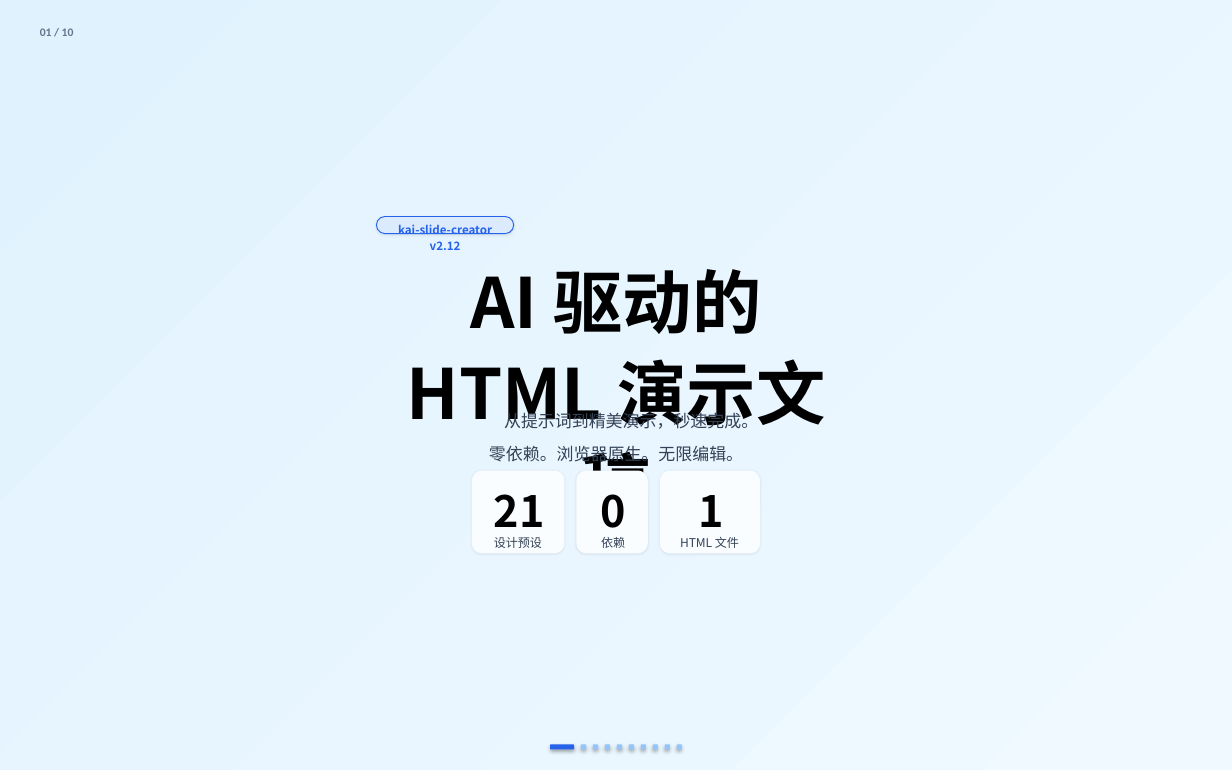
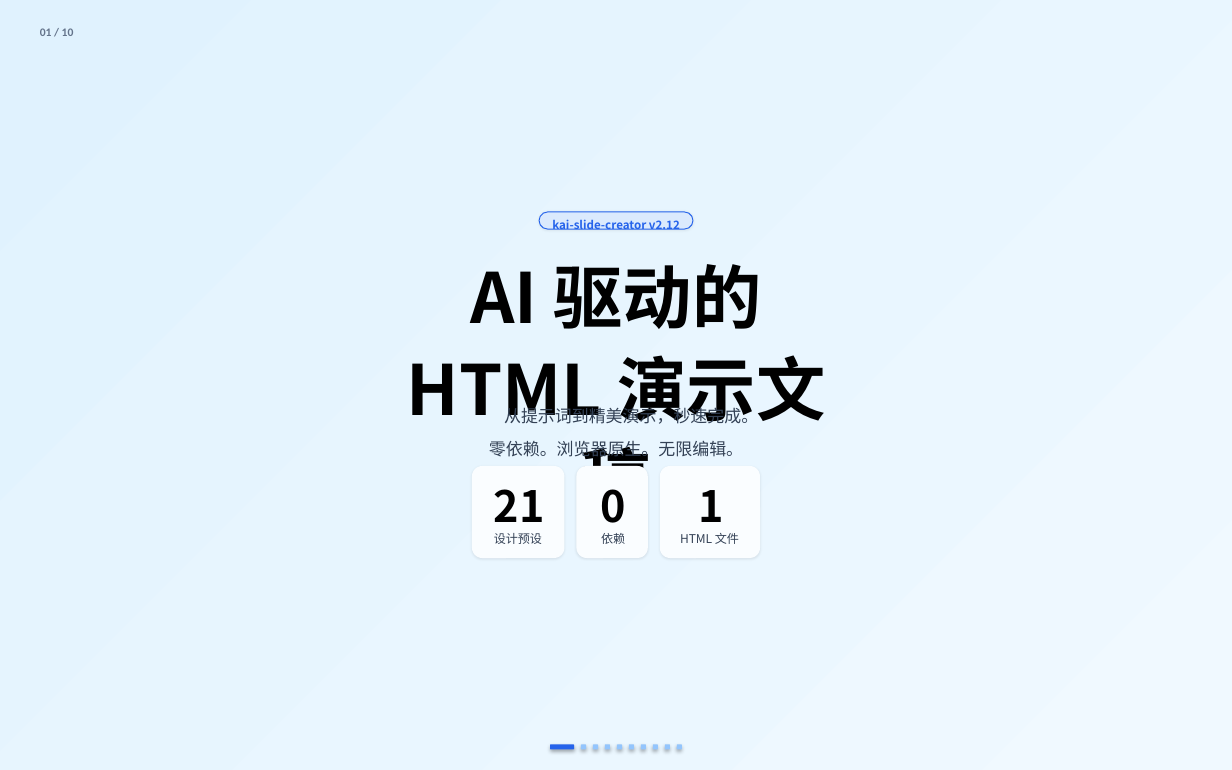
Before and after one commit to kaisersong/kai-export-ppt-lite, a slide deck: slide 1 of output.pptx. Drawn at 1232x770 pixels with LibreOffice and Linux fonts; fonts in the diff are those of the drawing. Boxes give left, top, right and bottom in pixels: in the first picture for what was removed or moved away, otherwise in the second. Text is boxed around its words. In the diff, an @@ line names an element or a change of style, - is before the commit and + after.

```diff
--- a/output.pptx
+++ b/output.pptx
@@ text "kai-slide-creator v2.12" rewrapped from (398,224,492,250) to (552,219,680,230) @@
@@ rounded rectangle: place and size @@
-rounded rectangle at (376,216,514,234)
+rounded rectangle at (539,212,692,229)
@@ rounded rectangle at (472,466,565,558): proportions changed @@
@@ rounded rectangle: place and size @@
-rounded rectangle at (472,470,565,554)
+rounded rectangle at (472,466,565,558)
@@ rounded rectangle: place and size @@
-rounded rectangle at (577,470,648,554)
+rounded rectangle at (577,466,648,558)
@@ rounded rectangle: place and size @@
-rounded rectangle at (660,470,760,554)
+rounded rectangle at (660,466,760,558)
@@ rounded rectangle at (660,466,760,558): proportions changed @@
@@ 8 texts: place and size @@
-8 texts at (407,269,825,548)
+8 texts at (407,264,825,544)
```
Also in this commit, not shown: 7 other slides changed, 6 other files.
